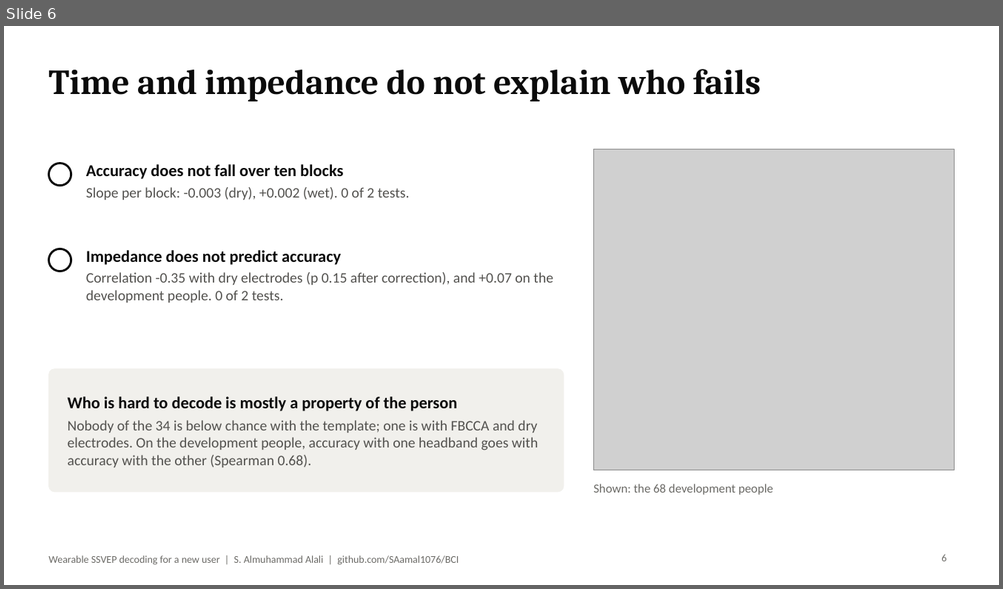
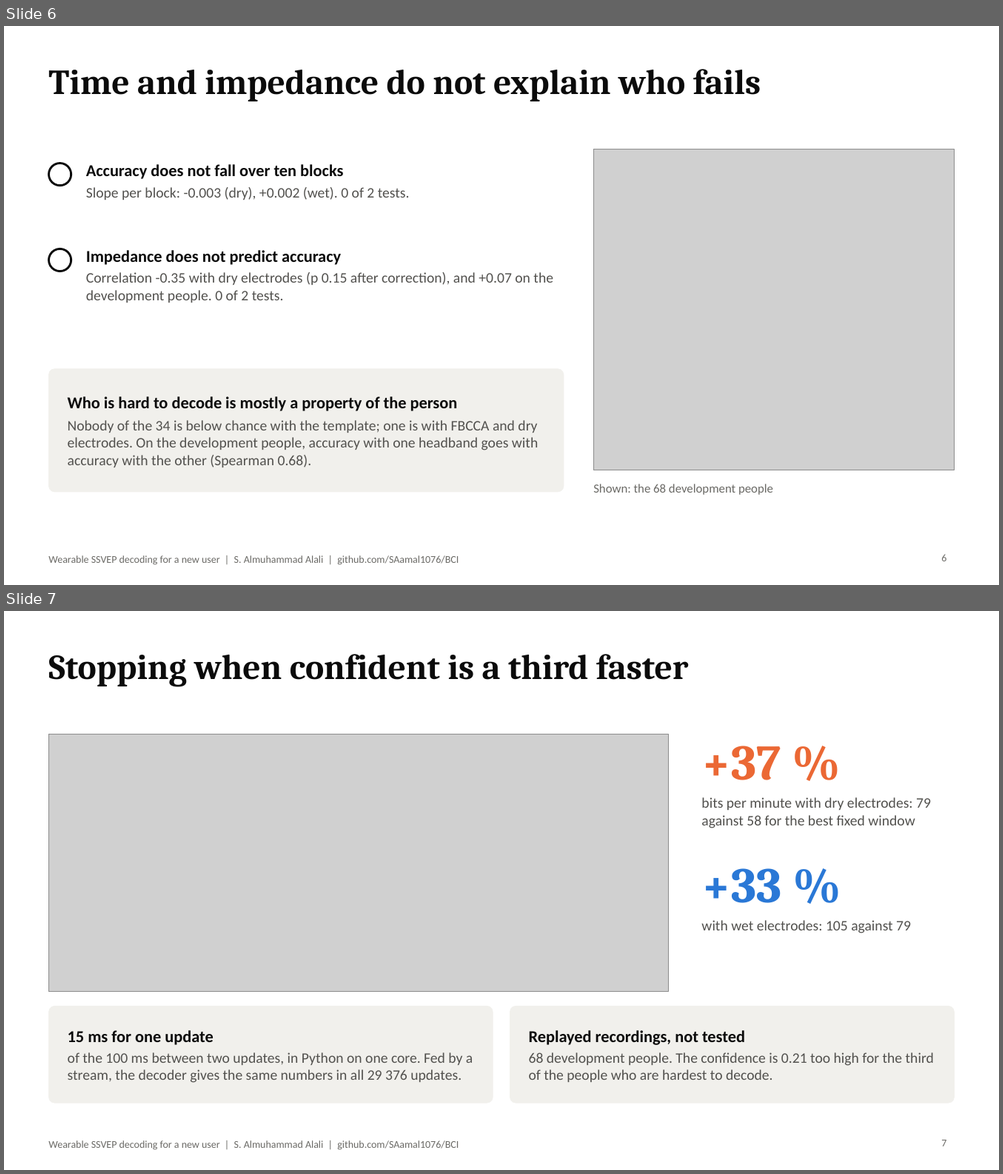
Before and after one commit to SAamal1076/BCI, a slide deck: docs/presentation.pptx. Shown one above the other, each under a label of ours: slide 6 before the commit, slides 6 and 7 after it. The pictures are 1003x589 and 1003x1174 pixels, drawn with LibreOffice and Linux fonts; fonts in the diff are those of the drawing; grey boxes stand for pictures. Boxes give left, top, right and bottom in pixels: in the first picture for what was removed or moved away, otherwise in the second. Text is boxed around its words. In the diff, an @@ line names an element or a change of style, - is before the commit and + after.

```diff
--- a/docs/presentation.pptx
+++ b/docs/presentation.pptx
@@ slide 7 added at box(4, 611, 999, 1170), background #FFFFFF; not listed: 1 template element that a slide beside it also shows @@
@@ title added at box(48, 654, 688, 687), 34 pt, text #0B0B0B, bold @@
+Stopping when confident is a third faster
@@ picture added at box(48, 734, 668, 992) @@
@@ text added at box(701, 746, 780, 780), 48 pt, text #EB6834, bold @@
++37 %
@@ text added at box(701, 797, 930, 829), 14 pt, text #52514E @@
+bits per minute with dry electrodes: 79 against 58 for the best fixed window
@@ text added at box(701, 869, 781, 903), 48 pt, text #2A78D6, bold @@
++33 %
@@ text added at box(701, 920, 910, 934), 14 pt, text #52514E @@
+with wet electrodes: 105 against 79
@@ rounded rectangle added at box(48, 1006, 492, 1103), fill #F1F0EC, outline #F1F0EC 0.5 pt @@
@@ rounded rectangle added at box(510, 1006, 954, 1103), fill #F1F0EC, outline #F1F0EC 0.5 pt @@
@@ text added at box(68, 1031, 472, 1083), 14 pt, text #52514E @@
+15 ms for one update
+of the 100 ms between two updates, in Python on one core. Fed by a stream, the decoder gives the same numbers in all 29 376 updates.
@@ text added at box(529, 1031, 933, 1082), 14 pt, text #52514E @@
+Replayed recordings, not tested
+68 development people. The confidence is 0.21 too high for the third of the people who are hardest to decode.
@@ page number added at box(941, 1140, 946, 1147), 10 pt, text #6B6A66 @@
+7
```
Also in this commit, not shown: 2 slides changed, 30 other files.
